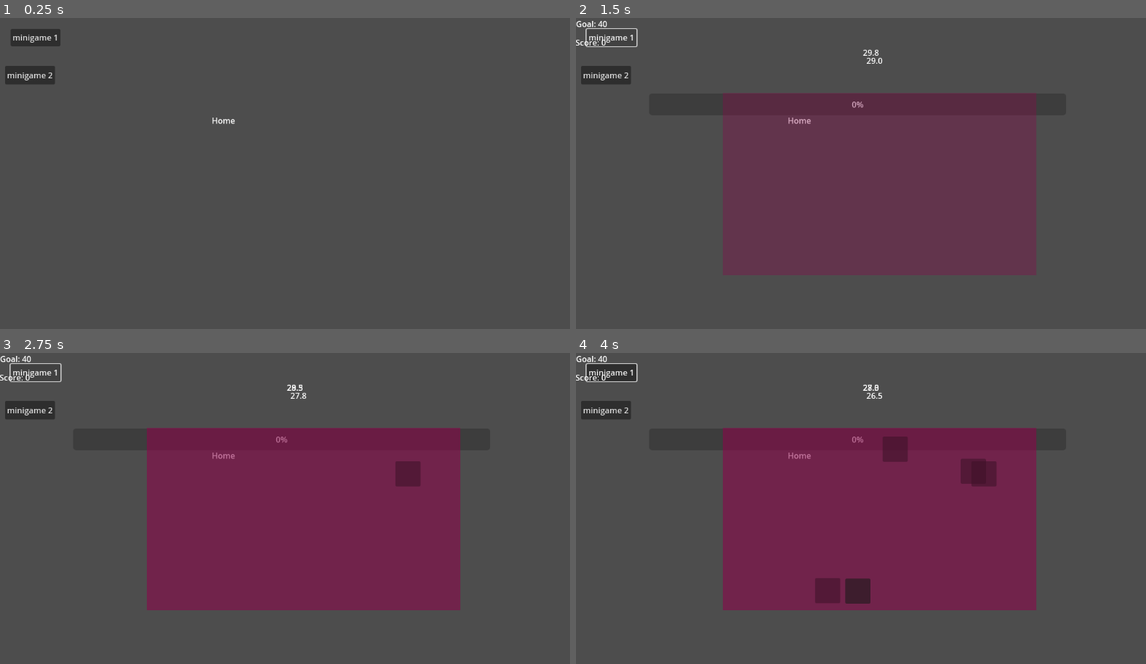
Above: before the commit, frames 1-4 (two rows, left to right).
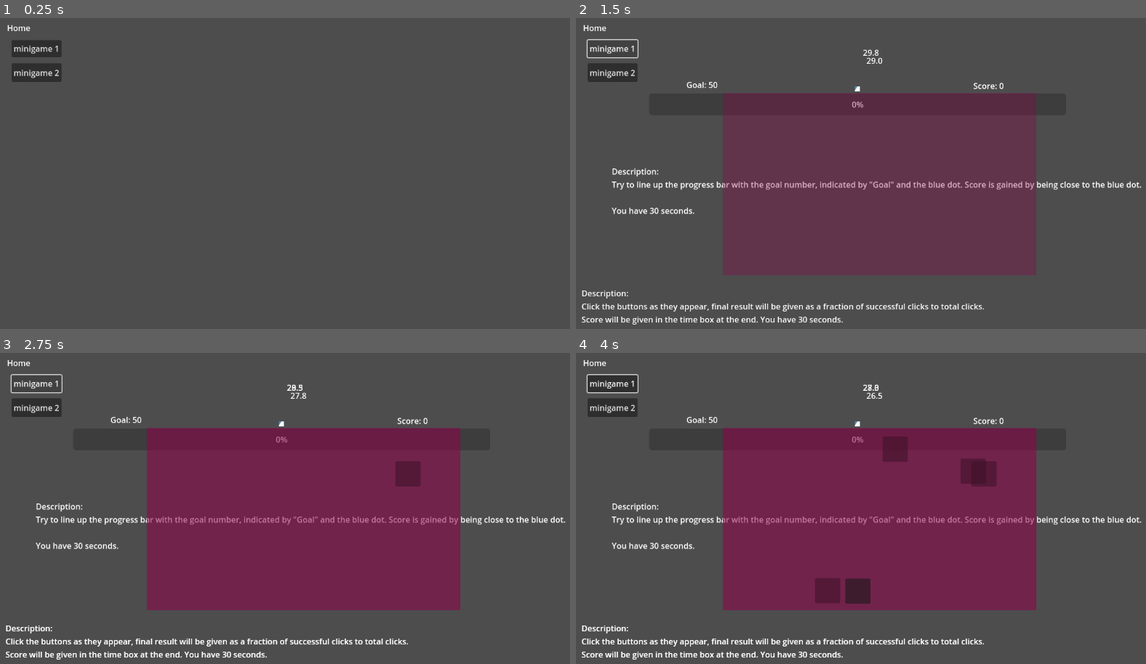
Above: after the commit, the same moments.

Repository: steagray/godot-minigame-collection
Game: Godot game, scene res://scenes/main.tscn
Two runs of this game, one before a commit and one after it. Both use one fixed random seed, a clock stepped at 60 frames per second and the inputs below. The engine's default icon, where the game draws it, is replaced by a stand-in: a white triangle on a blue panel in a dark square.
Inputs (mouse positions are in pixels of both pictures, inside the frame that each line leads up to):
- Up to frame 1 (0.25 s): no input
- Up to frame 2 (1.5 s): click "minigame 2" at 0.5 s; click "minigame 1" at 1.25 s
- Up to frame 3 (2.75 s): click "minigame 1" at 2 s
- Up to frame 4 (4 s): click (986, 474) at 2.75 s; click (895, 449) at 3.52 s

The runs differ from the first frame. In frame 1, 1.0% of the frame differs, in the area x 0-42%, y 2-35%; in frame 2, 3.3%; in frame 3, 3.3%; in frame 4, 3.7%, in the area x 0-100%, y 0-99%.

Commit message:
Clarity updates

Diff:
--- a/scenes/mainscenes/home.tscn
+++ b/scenes/mainscenes/home.tscn
@@ -6,22 +6,22 @@
 script = ExtResource("1_lf5wg")
 
 [node name="Label" type="Label" parent="."]
-offset_left = 420.0
-offset_top = 192.0
-offset_right = 713.0
-offset_bottom = 354.0
+offset_left = 14.0
+offset_top = 8.0
+offset_right = 307.0
+offset_bottom = 170.0
 text = "Home"
 
 [node name="minigame1" type="Button" parent="."]
-offset_left = 21.0
-offset_top = 22.0
-offset_right = 70.0
-offset_bottom = 56.0
+offset_left = 23.0
+offset_top = 44.0
+offset_right = 122.0
+offset_bottom = 78.0
 text = "minigame 1"
 
 [node name="minigame2" type="Button" parent="."]
-offset_left = 10.0
-offset_top = 95.0
-offset_right = 71.0
-offset_bottom = 132.0
+offset_left = 23.0
+offset_top = 90.0
+offset_right = 122.0
+offset_bottom = 127.0
 text = "minigame 2"
--- a/scenes/mainscenes/minigame1.tscn
+++ b/scenes/mainscenes/minigame1.tscn
@@ -33,3 +33,12 @@
 [node name="BubbleTimer" type="Timer" parent="."]
 one_shot = true
 autostart = true
+
+[node name="Label2" type="Label" parent="."]
+offset_left = 11.0
+offset_top = 535.0
+offset_right = 1129.0
+offset_bottom = 630.0
+text = "Description:
+Click the buttons as they appear, final result will be given as a fraction of successful clicks to total clicks.
+Score will be given in the time box at the end. You have 30 seconds."
--- a/scenes/mainscenes/minigame2.gd
+++ b/scenes/mainscenes/minigame2.gd
@@ -2,17 +2,18 @@
 
 var last_key
 var score = 0
-@onready var goal = int(randfn(40, 25)) % 100
+@onready var goal = int(randfn(40, 25)) % 90 + 10
 
 func _ready():
 	$Label.text = "Goal: " + str(goal)
+	$marker.position.x = $ProgressBar.position.x + ($ProgressBar.size.x * goal / 100)
 	$Timer.timeout.connect(func():queue_free())
 
 func _physics_process(delta):
 	$igt.text = str($Timer.time_left).left(4)
 	$score.text = "Score: " + str(score)
 	$ProgressBar.value -= 0.5
-	if Input.is_action_pressed("ui_cancel"):
+	if Input.is_mouse_button_pressed(MOUSE_BUTTON_LEFT):
 		$ProgressBar.value += 1
 	if $ProgressBar.value >= goal - 2 and $ProgressBar.value <= goal + 2:
 		score += 1
--- a/scenes/mainscenes/minigame2.tscn
+++ b/scenes/mainscenes/minigame2.tscn
@@ -1,6 +1,7 @@
-[gd_scene load_steps=2 format=3 uid="uid://cr46ejbpk2i2h"]
+[gd_scene load_steps=3 format=3 uid="uid://cr46ejbpk2i2h"]
 
 [ext_resource type="Script" path="res://scenes/mainscenes/minigame2.gd" id="1_5kpmu"]
+[ext_resource type="Texture2D" uid="uid://db17f31u7y0ja" path="res://icon.svg" id="2_1c68o"]
 
 [node name="minigame2" type="Node2D"]
 script = ExtResource("1_5kpmu")
@@ -12,14 +13,16 @@
 offset_bottom = 193.0
 
 [node name="Label" type="Label" parent="."]
-offset_right = 40.0
-offset_bottom = 23.0
+offset_left = 219.0
+offset_top = 121.0
+offset_right = 259.0
+offset_bottom = 144.0
 
 [node name="score" type="Label" parent="."]
-offset_left = -1.0
-offset_top = 37.0
-offset_right = 39.0
-offset_bottom = 60.0
+offset_left = 788.0
+offset_top = 123.0
+offset_right = 828.0
+offset_bottom = 146.0
 
 [node name="Timer" type="Timer" parent="."]
 wait_time = 30.0
@@ -31,3 +34,19 @@
 offset_top = 73.0
 offset_right = 616.0
 offset_bottom = 96.0
+
+[node name="marker" type="Sprite2D" parent="."]
+position = Vector2(559, 141)
+texture = ExtResource("2_1c68o")
+region_enabled = true
+region_rect = Rect2(50, 50, 10, 10)
+
+[node name="Label2" type="Label" parent="."]
+offset_left = 71.0
+offset_top = 293.0
+offset_right = 1096.0
+offset_bottom = 620.0
+text = "Description:
+Try to line up the progress bar with the goal number, indicated by \"Goal\" and the blue dot. Score is gained by being close to the blue dot.
+
+You have 30 seconds."
Not shown, changed: icon.svg.import
